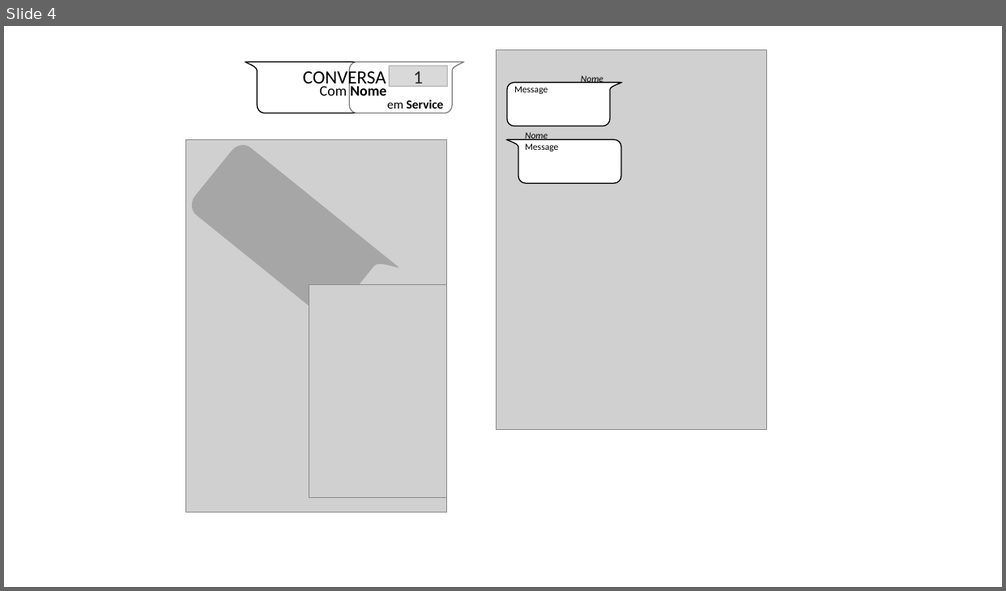
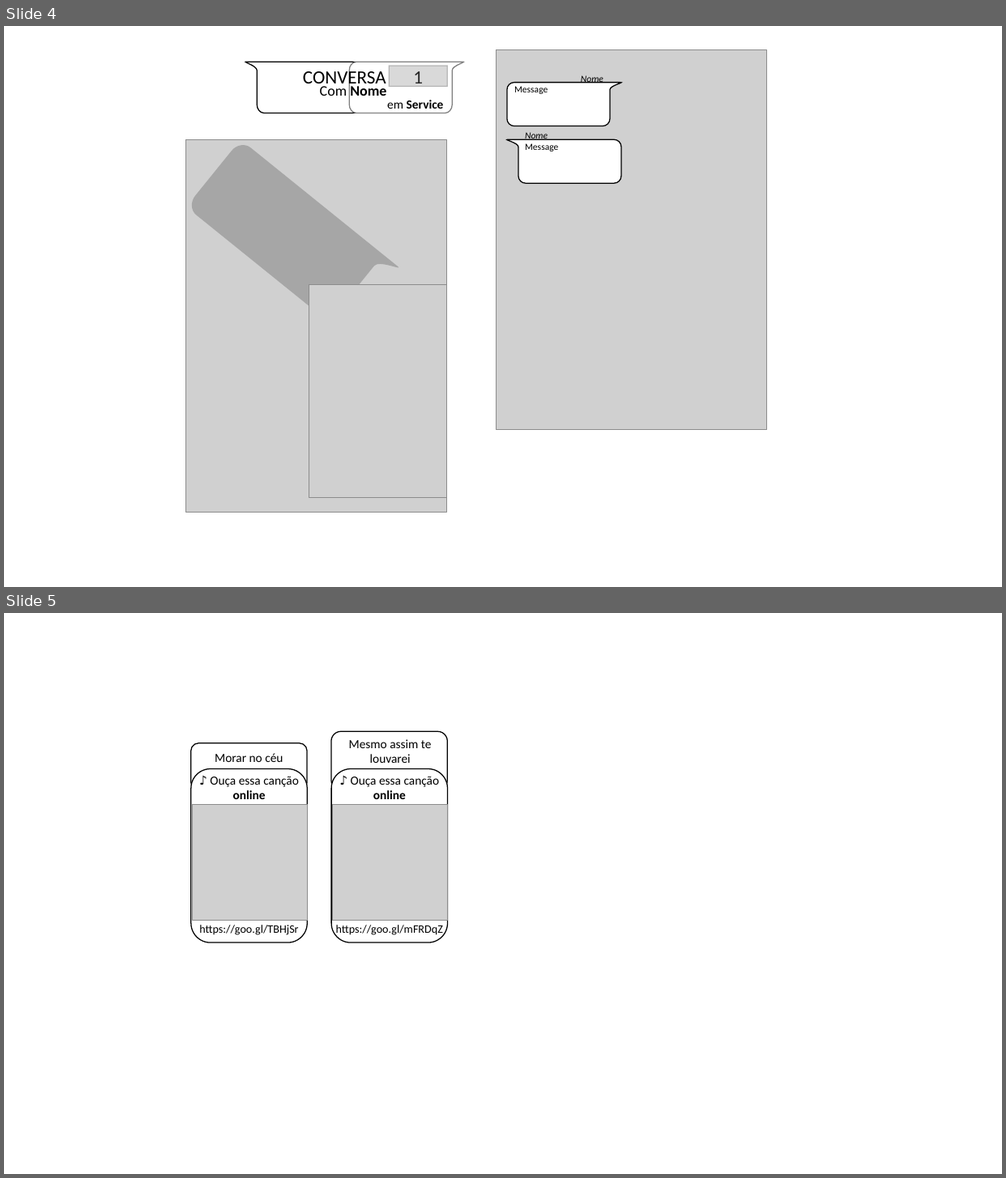
Before and after one commit to DaniellMesquita/Do-you-still-need-a-Third-Testament, a slide deck: Presentation.pptx. Shown one above the other, each under a label of ours: slide 4 before the commit, slides 4 and 5 after it. The pictures are 1006x591 and 1006x1178 pixels, drawn with LibreOffice and Linux fonts; fonts in the diff are those of the drawing; grey boxes stand for pictures. Boxes give left, top, right and bottom in pixels: in the first picture for what was removed or moved away, otherwise in the second. Text is boxed around its words. In the diff, an @@ line names an element or a change of style, - is before the commit and + after.

```diff
--- a/Presentation.pptx
+++ b/Presentation.pptx
@@ slide 5 added at (x1=4, y1=613, x2=1002, y2=1174), background #FFFFFF @@
@@ rounded rectangle added at (x1=331, y1=731, x2=447, y2=790), fill #FFFFFF, outline #000000 1 pt @@
@@ rounded rectangle added at (x1=191, y1=743, x2=307, y2=790), fill #FFFFFF, outline #000000 1 pt @@
@@ text added at (x1=215, y1=753, x2=283, y2=762), 12 pt, text #000000 @@
+Morar no céu
@@ text added at (x1=349, y1=739, x2=432, y2=763), 12 pt, text #000000 @@
+Mesmo assim te louvarei
@@ rounded rectangle added at (x1=191, y1=769, x2=307, y2=943), fill #FFFFFF, outline #000000 1 pt @@
@@ text added at (x1=199, y1=776, x2=299, y2=935), 12 pt, text #000000 @@
+♪ Ouça essa canção
+online
+https://goo.gl/TBHjSr
@@ rounded rectangle added at (x1=331, y1=769, x2=447, y2=943), fill #FFFFFF, outline #000000 1 pt @@
@@ text added at (x1=336, y1=776, x2=443, y2=937), 12 pt, text #000000 @@
+♪ Ouça essa canção
+online
+https://goo.gl/mFRDqZ
@@ picture added at (x1=192, y1=805, x2=307, y2=920) @@
@@ picture added at (x1=332, y1=805, x2=447, y2=920) @@
```
Also in this commit, not shown: 1 other slide added, 1 slide removed, 3 other files.
